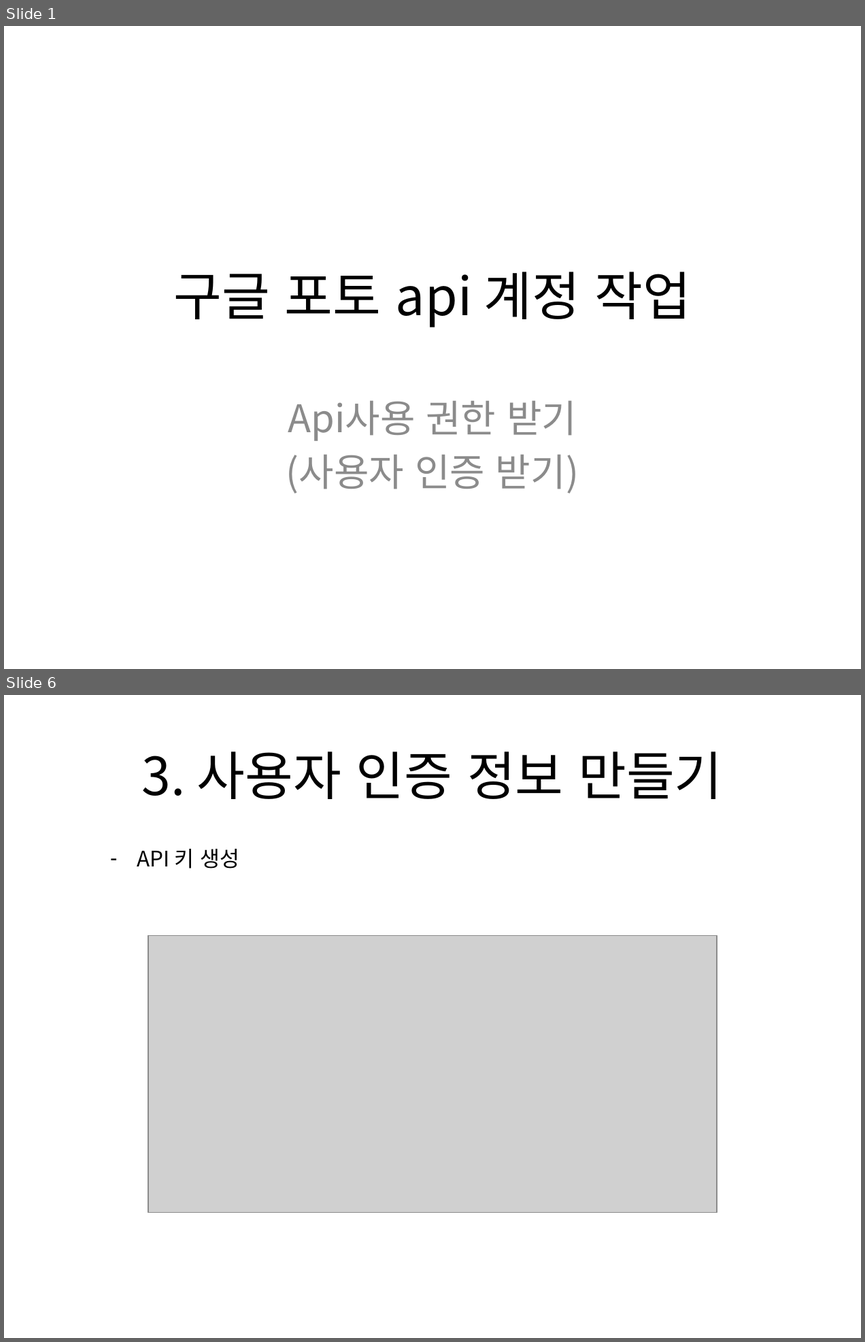
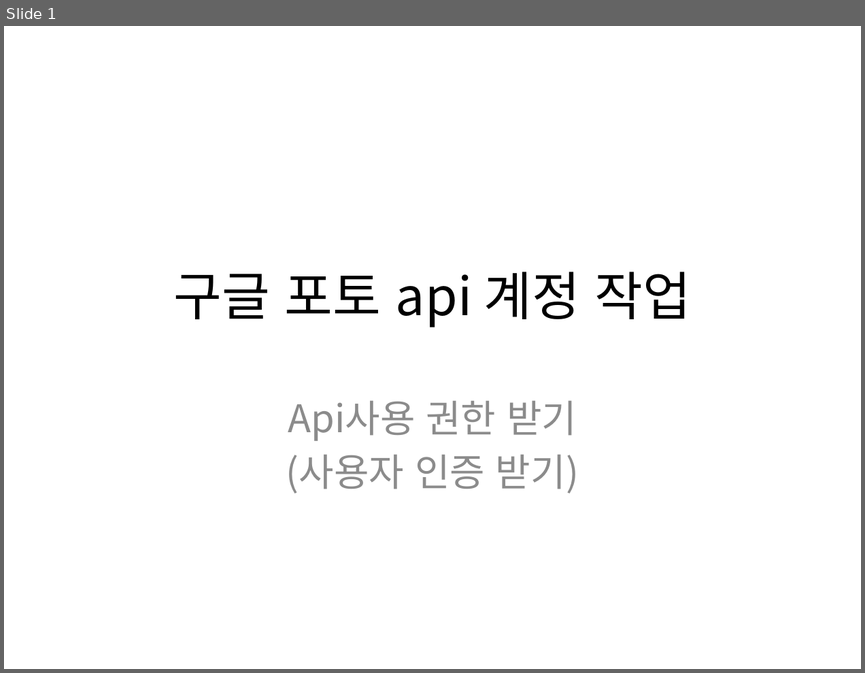
Before and after one commit to zzingyuna/test_site.github.io, a slide deck: image/get_google_api_account.pptx. Shown one above the other, each under a label of ours: slides 1 and 6 before the commit, slide 1 after it; the slides between them are not shown. The pictures are 865x1342 and 865x673 pixels, drawn with LibreOffice and Linux fonts; fonts in the diff are those of the drawing; grey boxes stand for pictures. Boxes give left, top, right and bottom in pixels: in the first picture for what was removed or moved away, otherwise in the second. Text is boxed around its words. In the diff, an @@ line names an element or a change of style, - is before the commit and + after.

```diff
--- a/image/get_google_api_account.pptx
+++ b/image/get_google_api_account.pptx
@@ slide 6 removed at (4, 695, 861, 1338), background #FFFFFF @@
@@ title removed at (141, 751, 722, 799) @@
-3. 사용자 인증 정보 만들기
@@ text removed at (137, 849, 240, 868) @@
-– API 키 생성
@@ picture removed at (148, 936, 717, 1212) @@
```
Also in this commit, not shown: 1 slide changed, 12 slides added, 4 other slides removed.
